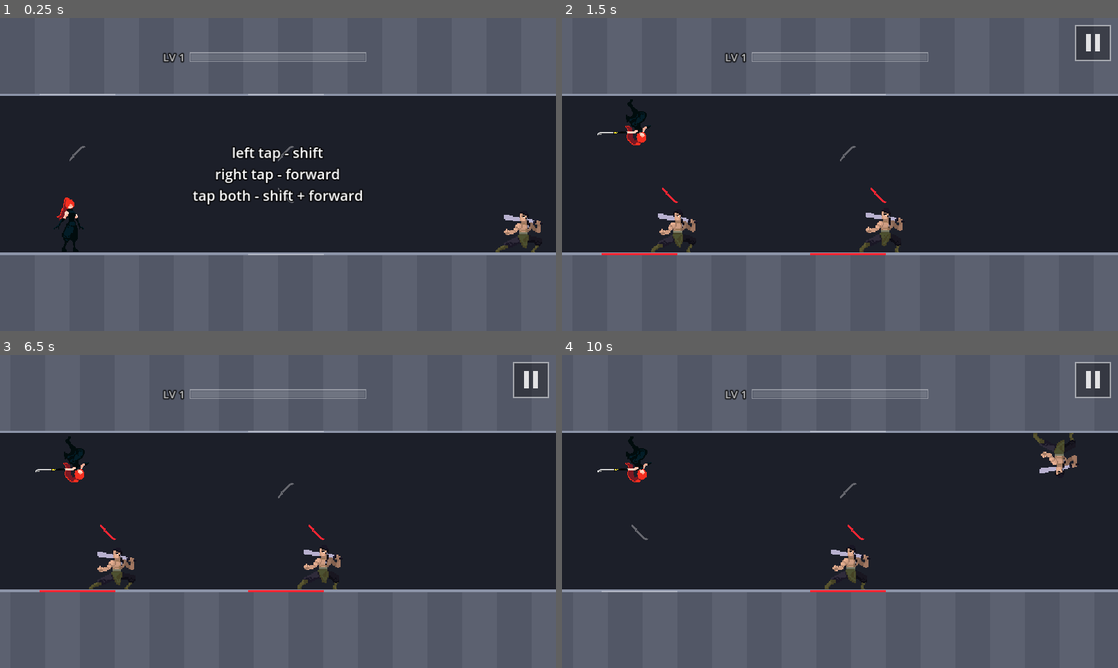
Above: before the commit, frames 1-4 (two rows, left to right).
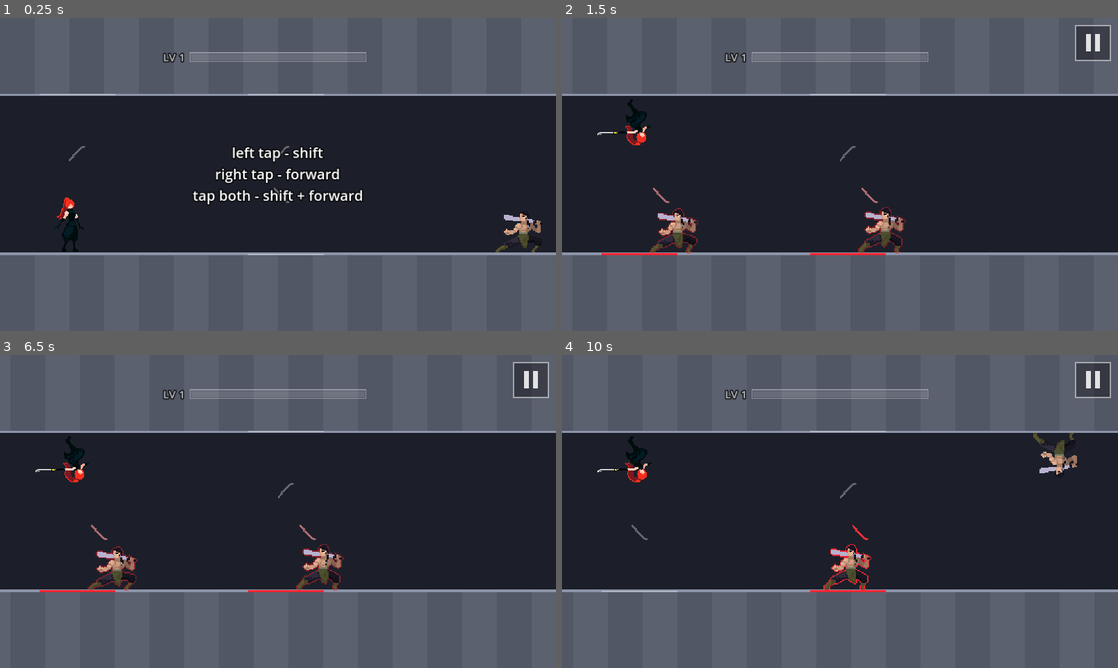
Above: after the commit, the same moments.

Repository: fredsbreads/game-off
Game: Godot game, scene res://scenes/main.tscn
Same seed, same stepped clock (60 frames per second), same inputs: the game is played once before the commit and once after it.
Inputs (mouse positions are in pixels of both pictures, inside the frame that each line leads up to):
- Up to frame 1 (0.25 s): no input
- Up to frame 2 (1.5 s): tap Enter at 0.5 s; move the mouse to (962, 158) at 0.52 s; hold K (tp_forward) 0.53-1.28 s; hold J (tp_vertical) 0.53-1.28 s; click (962, 158) at 0.67 s; move the mouse to (728, 190) at 1.27 s; tap Shift at 1.35 s
- Up to frame 3 (6.5 s): move the mouse to (333, 442) at 2.02 s; hold K (tp_forward) 2.03-3.53 s; tap N at 2.1, 4.35 s; move the mouse to (250, 574) at 2.77 s; tap J (tp_vertical) at 2.85 s; click (250, 574) at 2.92 s; move the mouse to (444, 558) at 3.52 s; hold Shift 3.53-4.28 s; move the mouse to (111, 464) at 4.27 s; move the mouse to (305, 511) at 5.02 s; hold J (tp_vertical) 5.03-5.78 s; click (305, 511) at 5.17 s; move the mouse to (194, 433) at 5.77 s; hold K (tp_forward) from 5.78 s (still down); tap Shift at 5.85 s
- Up to frame 4 (10 s): move the mouse to (962, 495) at 6.52 s; tap N at 6.6, 8.85 s; move the mouse to (728, 527) at 7.27 s; tap J (tp_vertical) at 7.35 s; click (728, 527) at 7.42 s; move the mouse to (895, 442) at 8.02 s; release K (tp_forward) at 8.03 s; hold Shift 8.03-8.78 s; move the mouse to (812, 574) at 8.77 s; move the mouse to (1006, 558) at 9.52 s; hold K (tp_forward) from 9.53 s (still down); hold J (tp_vertical) from 9.53 s (still down); click (1006, 558) at 9.67 s

The runs differ from the first frame. In frame 1, less than 0.1% of the frame differs, in the area x 12-53%, y 40-60%; in frame 2, 0.4%; in frame 3, 0.4%, in the area x 15-62%, y 54-76%; in frame 4, 0.2%.

Commit message:
Red glint on enemies in teleport range; markers glide and fade smoothly

Diff:
--- a/scripts/enemy.gd
+++ b/scripts/enemy.gd
@@ -23,10 +23,17 @@
 # frames are a wind-up).
 const ATTACK_START_FRAME := 3
 const FADE_SECONDS := 0.3   # after the death animation, before he's removed
+const OUTLINE_SHADER := preload("res://shaders/enemy_outline.gdshader")
+const GLINT_RATE := 12.0    # how fast the red outline fades in/out
 
 var tile_x := 0.0
 var row := Rules.Row.FLOOR
 var alive := true
+## True while a teleport would slash him (main.gd sets it every frame): he
+## gets a thin red outline.
+var targeted := false
+var _glint := 0.0
+var _material: ShaderMaterial
 
 var _sprite: AnimatedSprite2D
 
@@ -42,6 +49,9 @@
 	_sprite.scale = Vector2(SPRITE_SCALE, SPRITE_SCALE)
 	_sprite.flip_h = true   # the art faces right; he faces her (left)
 	_sprite.texture_filter = CanvasItem.TEXTURE_FILTER_NEAREST
+	_material = ShaderMaterial.new()
+	_material.shader = OUTLINE_SHADER
+	_sprite.material = _material
 	add_child(_sprite)
 	_sprite.play("idle")
 	# Don't have every enemy breathe in sync.
@@ -63,6 +73,13 @@
 			tex.region = Rect2(Vector2(i * FRAME.x, 0), Vector2(FRAME))
 			frames.add_frame(spec[0], tex)
 	return frames
+
+
+func _process(delta: float) -> void:
+	var want := 1.0 if targeted and alive else 0.0
+	_glint = lerpf(_glint, want, 1.0 - exp(-GLINT_RATE * delta))
+	if _material:
+		_material.set_shader_parameter("glint", _glint)
 
 
 ## Killed: he's out of the game at once (alive = false); the body plays the
--- a/scripts/main.gd
+++ b/scripts/main.gd
@@ -427,6 +427,15 @@
 	player.marker_fill = clampf(_hitstop / KILL_PAUSE, 0.0, 1.0) if chain_pause else 1.0
 	player.target_x = [_slash_target_x(Rules.Move.FORWARD), _slash_target_x(Rules.Move.VERTICAL),
 		_slash_target_x(Rules.Move.DIAGONAL)]
+	# Every enemy a teleport would slash right now gets a red glint.
+	for e in level.enemies:
+		e.targeted = false
+	if state == State.PLAYING and player.alive:
+		for move in [Rules.Move.FORWARD, Rules.Move.VERTICAL, Rules.Move.DIAGONAL]:
+			var tx: float = player.x + Rules.move_dx(move)
+			var trow: int = (1 - player.row) if Rules.move_flips_row(move) else player.row
+			for e in level.enemies_hit_by(move, tx, trow):
+				e.targeted = true
 	player.frozen = paused
 
 
--- a/scripts/player.gd
+++ b/scripts/player.gd
@@ -110,7 +110,8 @@
 const MARKER_KATANA := preload("res://assets/sprites/kunoichi_sword_diagonal.png")  # hilt top-left, tip bottom-right
 const MARKER_KATANA_SCALE := 1.25
 const MARKER_HEIGHT := 1.65      # tiles above the row's surface (just over an enemy's head)
-const MARKER_FOLLOW_RATE := 30.0 # how fast it slides onto an enemy (higher = snappier)
+const MARKER_FOLLOW_RATE := 16.0 # how fast it glides onto an enemy and back (higher = snappier)
+const MARKER_COLOUR_RATE := 14.0 # how fast it fades between plain and red
 const MARKER_SHADER := preload("res://shaders/marker.gdshader")
 const MARKER_SIZE := Vector2(0.5, 1.1)          # tiles (the hitbox drawing's height)
 const HITBOX_COLOR := Color(0.2, 1.0, 0.4, 0.9)
@@ -127,7 +128,7 @@
 # For each teleport (forward, vertical, diagonal): the x (tiles) of the enemy
 # it would slash right now, or NAN. main.gd sets these.
 var target_x: Array = [NAN, NAN, NAN]
-var _marker_was_lit: Array = [false, false, false]
+var _marker_lit_mix: Array = [0.0, 0.0, 0.0]
 var frozen := false      # kill pause: hold the current animation frame
 
 var _striking := false    # showing a strike pose
@@ -458,19 +459,17 @@
 		# Pointing toward the row it marks (the tip toward the enemy's head).
 		m.scale = Vector2(s, s if own_row else -s)
 		var lit := not is_nan(target_x[i])
-		if lit:
-			var want := Vector2((float(target_x[i]) - x) * t, y)
-			if _marker_was_lit[i]:
-				m.position = m.position.lerp(want, 1.0 - exp(-MARKER_FOLLOW_RATE * delta))
-			else:
-				m.position = Vector2(home_x, y).lerp(want, 1.0 - exp(-MARKER_FOLLOW_RATE * delta))
-		else:
-			m.position = Vector2(home_x, y)   # snap back
-		_marker_was_lit[i] = lit
+		var want := Vector2((float(target_x[i]) - x) * t, y) if lit else Vector2(home_x, y)
+		# Glide there (onto the enemy, or back home), easing out.
+		var k := 1.0 - exp(-MARKER_FOLLOW_RATE * delta)
+		m.position = m.position.lerp(want, k)
+		m.position.y = y   # only x glides; the height is fixed per row
+		_marker_lit_mix[i] = lerpf(float(_marker_lit_mix[i]), 1.0 if lit else 0.0, 1.0 - exp(-MARKER_COLOUR_RATE * delta))
 		var mat := m.material as ShaderMaterial
 		mat.set_shader_parameter("plain", plain)
 		mat.set_shader_parameter("lit", MARKER_LIT)
-		mat.set_shader_parameter("fill", marker_fill if lit else 0.0)
+		mat.set_shader_parameter("lit_mix", _marker_lit_mix[i])
+		mat.set_shader_parameter("fill", marker_fill if lit else 1.0)
 
 
 ## The hitbox as the rules use it: you collide with an enemy in your row if
--- /dev/null
+++ b/shaders/enemy_outline.gdshader
@@ -0,0 +1,27 @@
+shader_type canvas_item;
+// The enemy sprite, plus a thin red outline ("glint") while a teleport would
+// slash him. `glint` 0..1 fades it in and out; the node's modulate (his
+// death fade) still applies.
+
+uniform vec4 outline_color : source_color = vec4(1.0, 0.15, 0.2, 1.0);
+uniform float glint = 0.0;
+
+varying vec4 tint;
+
+void vertex() {
+	tint = COLOR;
+}
+
+void fragment() {
+	vec4 c = texture(TEXTURE, UV);
+	if (c.a > 0.0) {
+		COLOR = c * tint;
+	} else {
+		vec2 px = TEXTURE_PIXEL_SIZE;
+		float n = texture(TEXTURE, UV + vec2(px.x, 0.0)).a + texture(TEXTURE, UV - vec2(px.x, 0.0)).a
+			+ texture(TEXTURE, UV + vec2(0.0, px.y)).a + texture(TEXTURE, UV - vec2(0.0, px.y)).a;
+		float shimmer = 0.8 + 0.2 * sin(TIME * 9.0);
+		float a = n > 0.0 ? outline_color.a * glint * shimmer * tint.a : 0.0;
+		COLOR = vec4(outline_color.rgb, a);
+	}
+}
--- a/shaders/marker.gdshader
+++ b/shaders/marker.gdshader
@@ -6,6 +6,7 @@
 uniform vec4 plain : source_color = vec4(1.0, 1.0, 1.0, 0.32);
 uniform vec4 lit : source_color = vec4(0.95, 0.15, 0.2, 1.0);
 uniform float fill = 0.0;
+uniform float lit_mix = 1.0;   // eases the lit part between plain (0) and lit (1)
 
 void fragment() {
 	float a = texture(TEXTURE, UV).a;
@@ -14,5 +15,5 @@
 	}
 	// The image (the diagonal sword) has the hilt at the top and the tip at
 	// the bottom.
-	COLOR = UV.y >= 1.0 - fill ? lit : plain;
+	COLOR = UV.y >= 1.0 - fill ? mix(plain, lit, lit_mix) : plain;
 }
